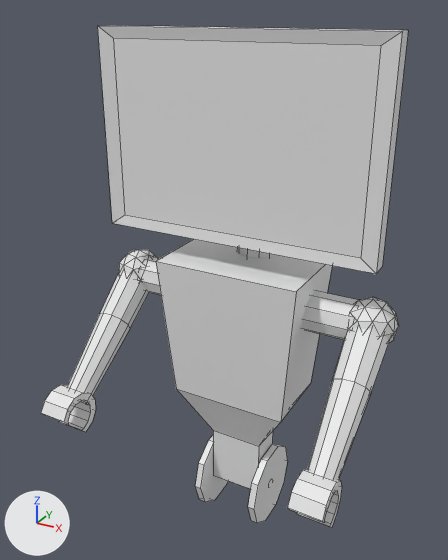
One commit to the FBX model UniversoHetel/Assets/Planetas/Mundo Digital/Modelos/Robot.fbx: the scene before it, then after it.
Before and after are seen from a 50 mm camera at (5.7, -11.35, 10.99) aimed at (-0.1, -0.81, 5.72). Lighting does not change. The marker at lower left points along +X, +Y and +Z. Mesh edges are drawn as thin lines. Where no turn or scale is listed for an object, it has been applied to the vertices.

Objects in the first picture: 'Arms', 'Body', 'Neck', 'Screenface', 'Wheels'.
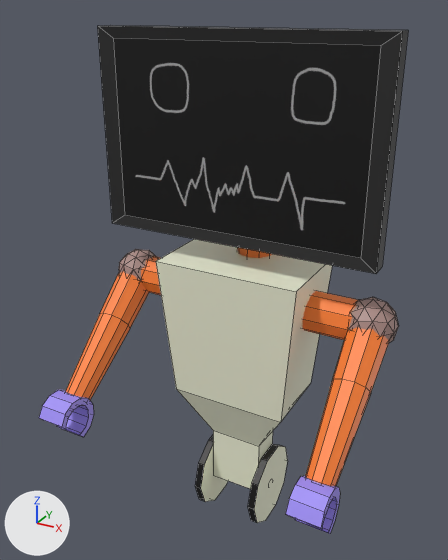
The change, as a list of edits to the scene's bpy script:
```text
Add img_texturaruedas_png:
    img_texturaruedas_png = load_image('TexturaRuedas.png', '_unpacked/TexturaRuedas.png', 1024, 1024, 'sRGB')
Add img_textureface_png:
    img_textureface_png = load_image('TextureFace.png', '_unpacked/TextureFace.png', 1024, 1024, 'sRGB')
Add img_texturacuello_png:
    img_texturacuello_png = load_image('TexturaCuello.png', '_unpacked/TexturaCuello.png', 1024, 1024, 'sRGB')
Add img_texturabrazos_png:
    img_texturabrazos_png = load_image('TexturaBrazos.png', '_unpacked/TexturaBrazos.png', 1024, 1024, 'sRGB')
Add mat_materialruedas:
    mat_materialruedas = principled_material('MaterialRuedas')
    mat_materialruedas.texture = img_texturaruedas_png  # with its transparency
Add mat_materialscreenface:
    mat_materialscreenface = principled_material('MaterialScreenface')
    mat_materialscreenface.texture = img_textureface_png  # with its transparency
Add mat_materialcuello:
    mat_materialcuello = principled_material('MaterialCuello')
    mat_materialcuello.texture = img_texturacuello_png  # with its transparency
Add mat_materialbrazos:
    mat_materialbrazos = principled_material('MaterialBrazos')
    mat_materialbrazos.texture = img_texturabrazos_png  # with its transparency
Change me_cylinder:
    where me_cylinder.from_pydata(...)  # 40 vertices, 32 faces; spans x -0.4..0.4, y -0.94..0.42, z -1.0..2.23
    add me_cylinder.materials.append(mat_materialcuello)  # picture img_texturacuello_png
Change me_cylinder_003:
    where me_cylinder_003.from_pydata(...)  # 64 vertices, 38 faces; spans x -1.56..0.08, y -1.0..1.0, z -0.95..0.95
    add me_cylinder_003.materials.append(mat_materialruedas)  # picture img_texturaruedas_png
Change me_cube:
    where me_cube.from_pydata(...)  # 12 vertices, 10 faces; spans x -3.06..3.06, y -0.2..0.2, z -2.09..2.09
    remove me_cube.materials.append(mat_material)  # white #e7e7e7
    add me_cube.materials.append(mat_materialscreenface)  # picture img_textureface_png
Change me_cylinder_005:
    where me_cylinder_005.from_pydata(...)  # 264 vertices, 272 faces; spans x -0.49..6.34, y -0.51..3.43, z -0.52..2.92
    used by ob_arms; location = (-2.93, -2.87, 2.69)
    me_cylinder_005 part 1: the loose piece of 40 vertices spanning x -0.33..0.33, y -0.51..0.52, z -0.52..0.52 is moved by (0.0, -0.08, -0.08)
    me_cylinder_005 part 2: the loose piece of 40 vertices spanning x 5.53..6.18, y -0.51..0.52, z -0.52..0.52 is moved by (0.0, -0.08, -0.08)
    add me_cylinder_005.materials.append(mat_materialbrazos)  # picture img_texturabrazos_png
```

Boxes (x1, y1, x2, y2) around the edits, measured in the pictures (448 x 560 px; the box of a moved part takes in the faces that stretch with it):
'Screenface', recoloured (grey to black): (98, 25, 408, 274) in both
'Arms', recoloured, reshaped (white to orange): before (41, 249, 399, 528); after (39, 249, 399, 534)
'Wheels', recoloured (white to grey): (195, 435, 286, 523) in both
'Neck', recoloured (grey to brown): (238, 247, 272, 258) in both
part 1 of me_cylinder_005, moved or reshaped: before (41, 385, 96, 432); after (39, 390, 94, 437)
part 2 of me_cylinder_005, moved or reshaped: before (288, 469, 342, 528); after (286, 475, 340, 534)
